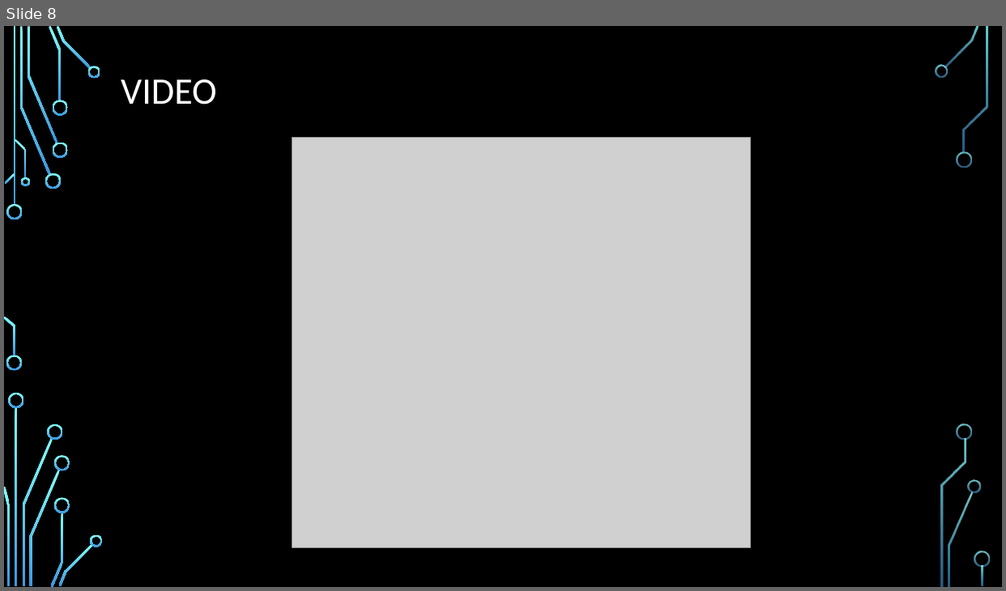
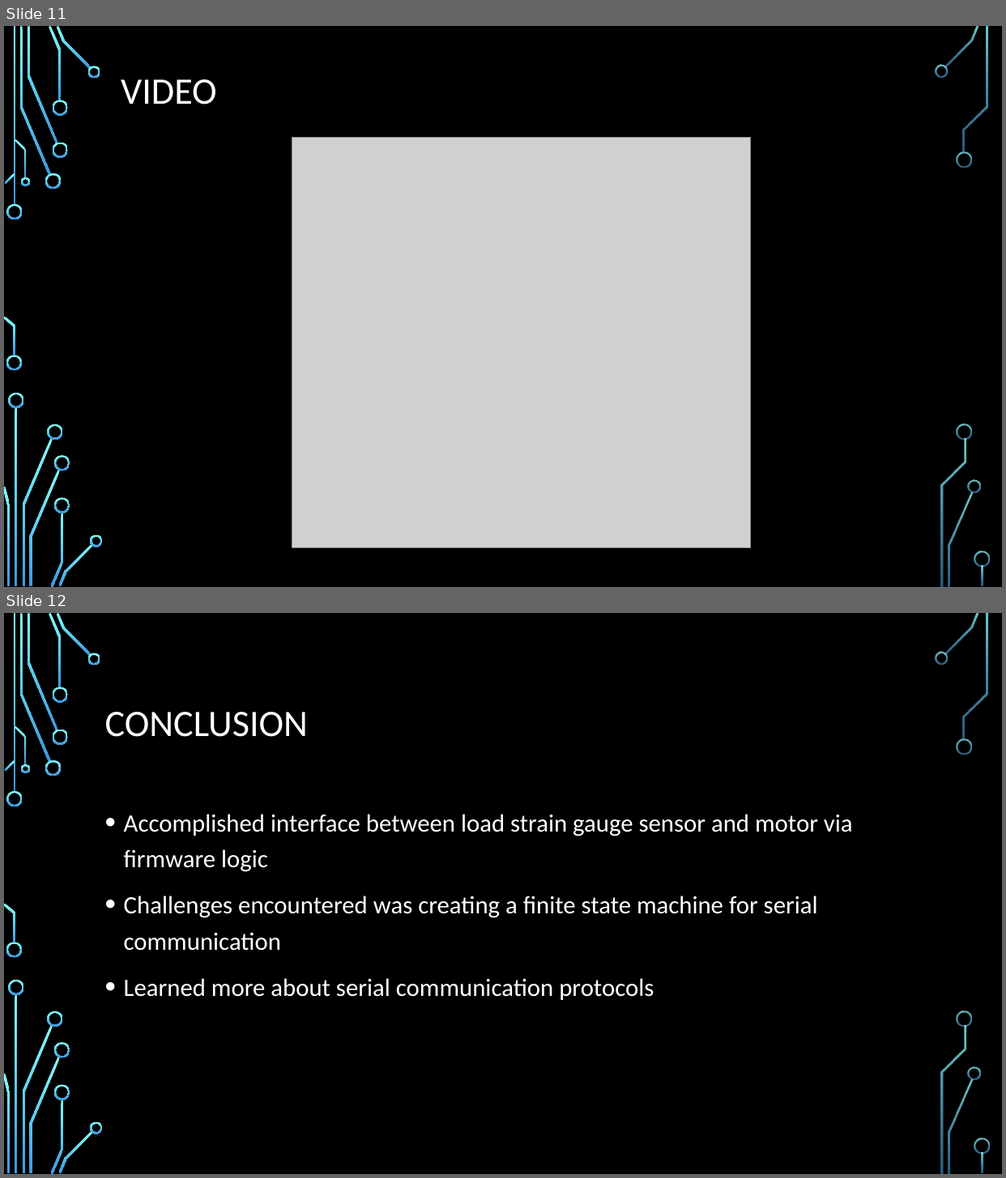
Before and after one commit to Dannnny2525/ECE528_Project, a slide deck: Project_Presentation.pptx. Shown one above the other, each under a label of ours: slide 8 before the commit, slides 11 and 12 after it. The pictures are 1006x591 and 1006x1178 pixels, drawn with LibreOffice and Linux fonts; fonts in the diff are those of the drawing; grey boxes stand for pictures; background and template pictures are left out. Boxes give left, top, right and bottom in pixels: in the first picture for what was removed or moved away, otherwise in the second. Text is boxed around its words. In the diff, an @@ line names an element or a change of style, - is before the commit and + after.

```diff
--- a/Project_Presentation.pptx
+++ b/Project_Presentation.pptx
@@ slide 12 added at (4, 613, 1002, 1174), background picture (left out); not listed: 36 template elements that a slide beside it also shows @@
@@ title added at (105, 712, 308, 737), 36 pt, text #FFFFFF @@
+CONCLUSION
@@ text added at (124, 814, 853, 1000), 24 pt, text #FFFFFF @@
+• Accomplished interface between load strain gauge sensor and motor via firmware logic
+• Challenges encountered was creating a finite state machine for serial communication
+• Learned more about serial communication protocols
@@ what was slide 8 is now slide 11 @@
```
Also in this commit, not shown: 4 other slides added, 1 slide removed.
